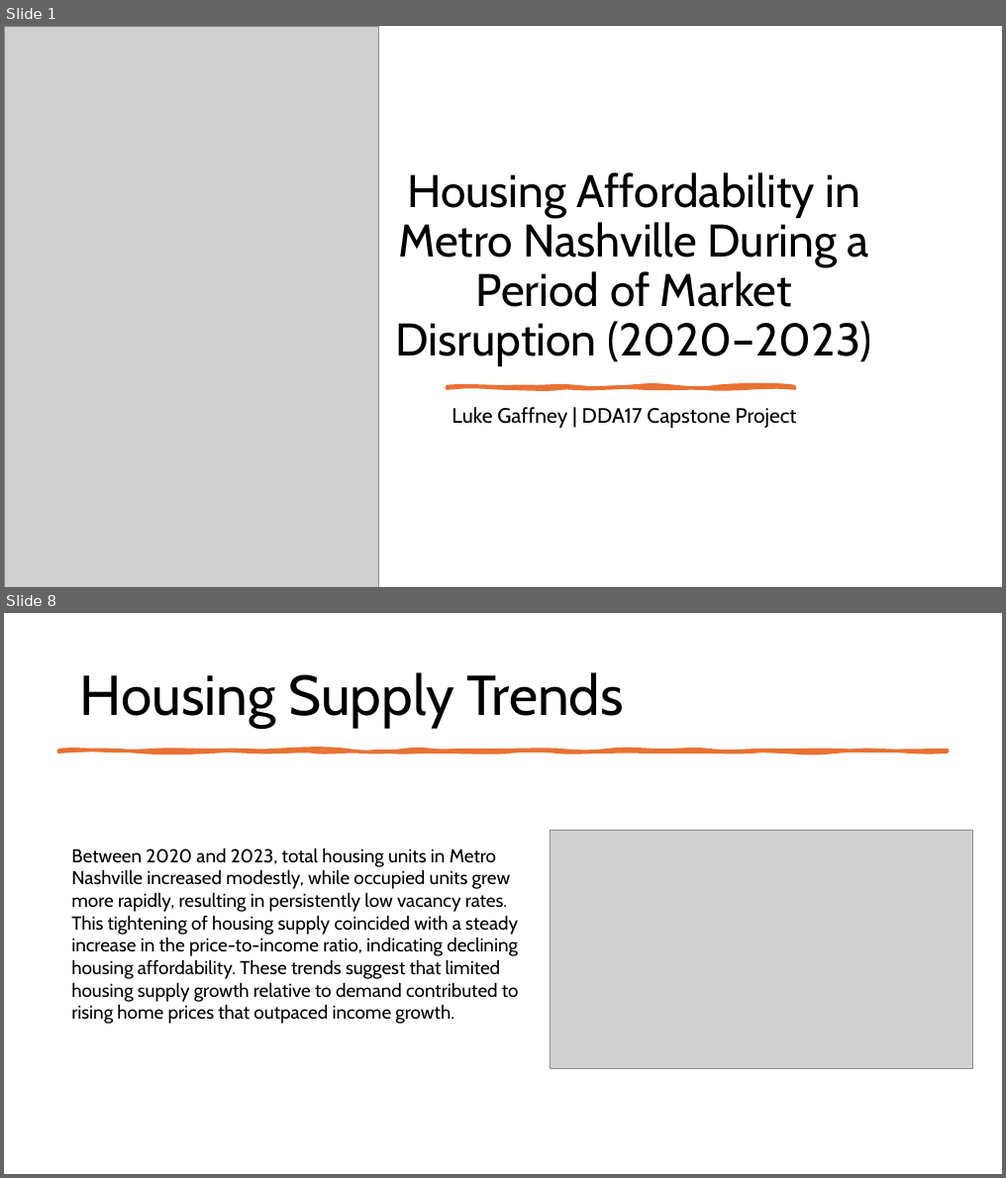
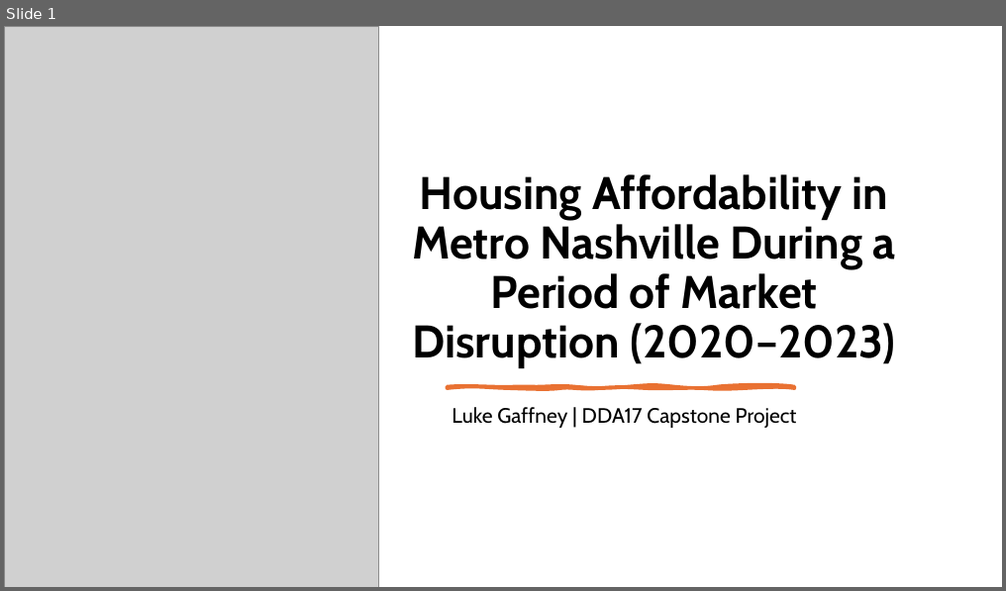
Before and after one commit to lukemgaff/Metro-Nashville-Housing-Affordability-2020-2023, a slide deck: Capstone(Nashville Housing).pptx. Shown one above the other, each under a label of ours: slides 1 and 8 before the commit, slide 1 after it; the slides between them are not shown. The pictures are 1006x1178 and 1006x591 pixels, drawn with LibreOffice and Linux fonts; fonts in the diff are those of the drawing; grey boxes stand for pictures. Boxes give left, top, right and bottom in pixels: in the first picture for what was removed or moved away, otherwise in the second. Text is boxed around its words. In the diff, an @@ line names an element or a change of style, - is before the commit and + after.

```diff
--- a/Capstone(Nashville Housing).pptx
+++ b/Capstone(Nashville Housing).pptx
@@ slide 8 removed at <box>4,613,1002,1174</box>, background #FFFFFF @@
@@ title removed at <box>80,672,623,728</box> @@
-Housing Supply Trends
@@ freeform shape removed at <box>58,750,947,752</box> @@
@@ text removed at <box>71,848,519,1024</box> @@
-Between 2020 and 2023, total housing units in Metro Nashville increased modestly, while occupied units grew more rapidly, resulting in persistently low vacancy rates. This tightening of housing supply coincided with a steady increase in the price-to-income ratio, indicating declining housing affordability. These trends suggest that limited housing supply growth relative to demand contributed to rising home prices that outpaced income growth.
@@ picture removed at <box>549,830,973,1069</box> @@
@@ slide 1 changed as well @@
@@ title "Housing Affordability in Metro Nashville ...": place and size @@
-title "Housing Affordability in Metro Nashville ..." at <box>396,173,872,367</box>
+title "Housing Affordability in Metro Nashville ..." at <box>412,174,896,368</box>
@@ title "Housing Affordability in Metro Nashville ..." at <box>412,174,896,368</box>: bold on @@
```
Also in this commit, not shown: 10 other slides changed, 3 slides added, 1 other slide removed, 12 other files.
